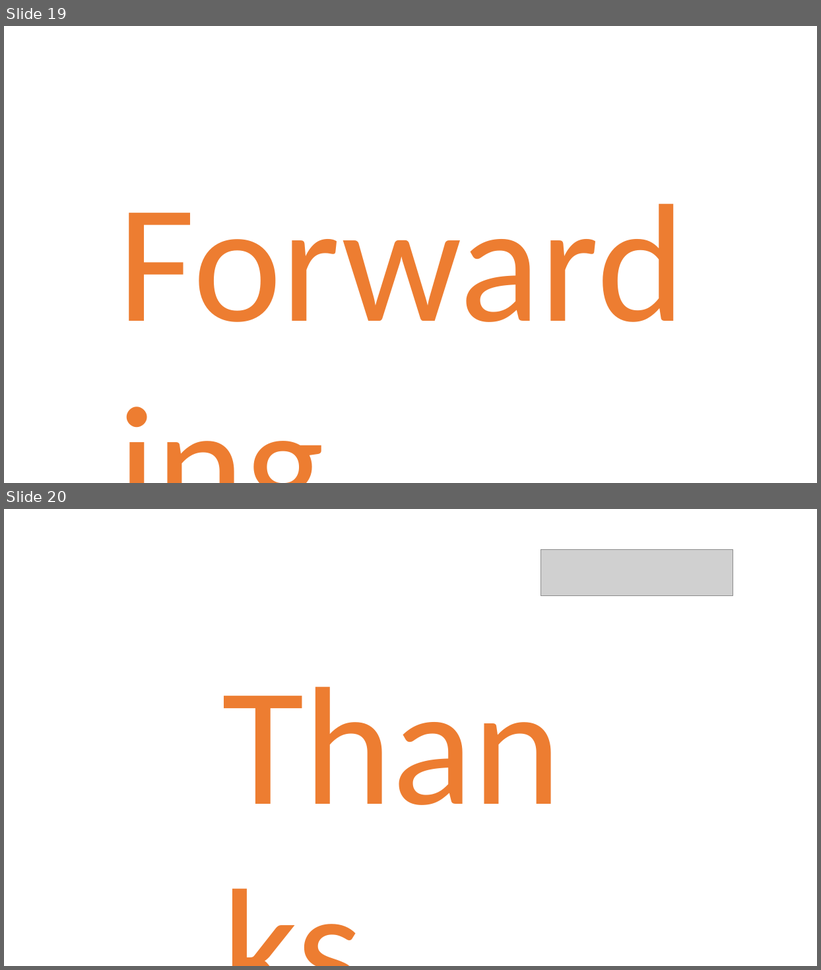
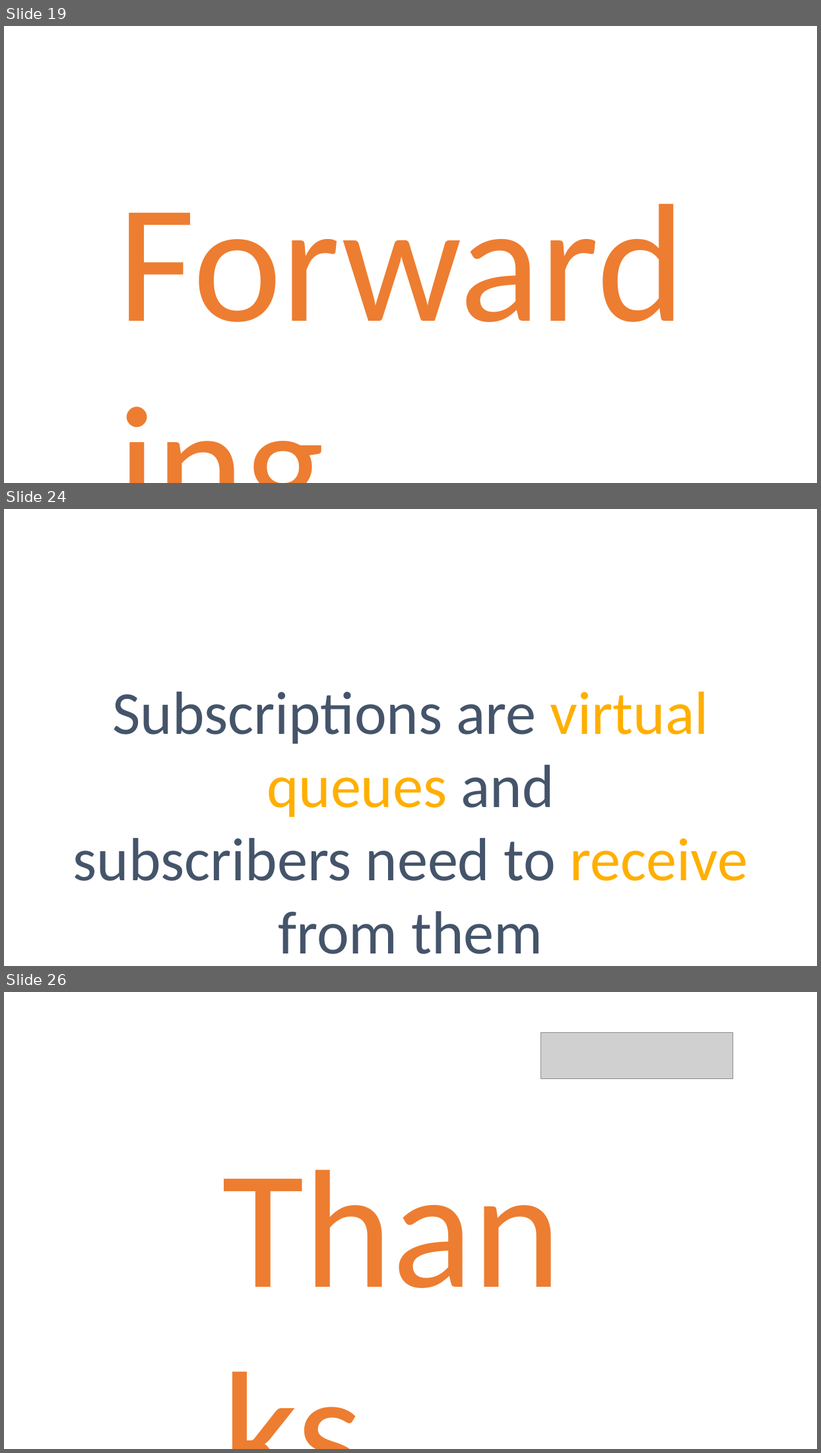
Before and after one commit to danielmarbach/AzureServiceBus.DeepDive, a slide deck: presentation.pptx. Shown one above the other, each under a label of ours: slides 19 and 20 before the commit, slides 19, 24 and 26 after it; the slides between them are not shown. The pictures are 821x970 and 821x1453 pixels, drawn with LibreOffice and Linux fonts; fonts in the diff are those of the drawing; grey boxes stand for pictures. Boxes give left, top, right and bottom in pixels: in the first picture for what was removed or moved away, otherwise in the second. Text is boxed around its words. In the diff, an @@ line names an element or a change of style, - is before the commit and + after.

```diff
--- a/presentation.pptx
+++ b/presentation.pptx
@@ slide 24 added at (x1=4, y1=509, x2=817, y2=966), background #FFFFFF @@
@@ text added at (x1=73, y1=692, x2=748, y2=955), 72 pt, text #44546A @@
+Subscriptions are virtual queues and
+subscribers need to receive from them
@@ what was slide 20 is now slide 26 @@
```
Also in this commit, not shown: 5 other slides added, 1 other file.
